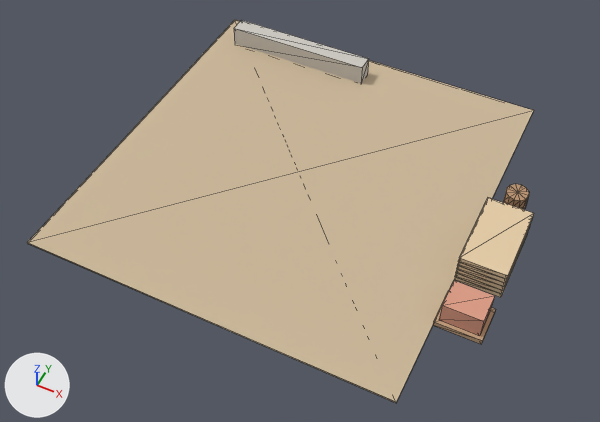
Renders of the glTF model art/models/buildings/winery_site_1.glb from each side of a commit.
Both versions are drawn from a 50 mm camera at (2.59, -4.08, 3.31) aimed at (1.25, -1.39, -0.05). The axes (+X, +Y, +Z) are drawn at lower left. The lights are the same throughout. The picture after the commit comes second. Mesh edges are drawn as thin lines. Where no turn or scale is listed for an object, it has been applied to the vertices. Vertices at exactly the same position are counted once.

The first picture shows 'body'.
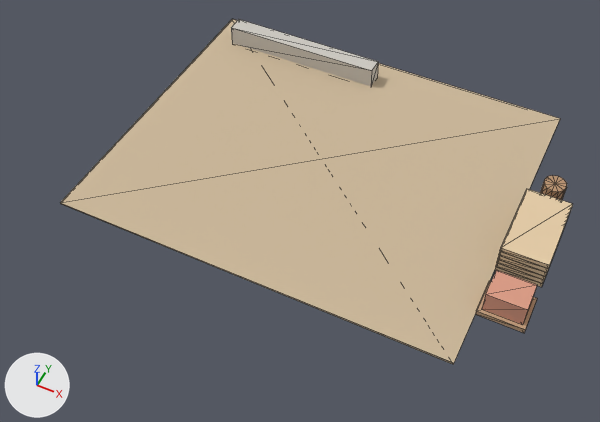
Boxes (x1, y1, x2, y2) around the edits, measured in the pictures (600 x 422 px; the box of a moved part takes in the faces that stretch with it):
'body', reshaped, moved (10% shorter): before (27, 20, 534, 403); after (60, 19, 573, 365)
part 1 of me_mesh_0, moved or reshaped: before (433, 291, 496, 344); after (476, 281, 537, 333)
part 2 of me_mesh_0, moved or reshaped: before (234, 20, 369, 83); after (231, 19, 378, 86)
part 3 of me_mesh_0, moved or reshaped: before (454, 235, 527, 297); after (495, 237, 561, 287)
part 4 of me_mesh_0, moved or reshaped: before (455, 232, 528, 294); after (496, 221, 567, 283)
part 5 of me_mesh_0, moved or reshaped: before (456, 226, 530, 290); after (497, 234, 562, 280)
part 6 of me_mesh_0, moved or reshaped: before (457, 223, 531, 286); after (498, 218, 568, 276)
part 7 of me_mesh_0, moved or reshaped: before (458, 222, 531, 283); after (499, 210, 571, 272)
part 8 of me_mesh_0, moved or reshaped: before (459, 198, 534, 279); after (500, 189, 573, 268)
part 9 of me_mesh_0, moved or reshaped: before (439, 281, 495, 336); after (482, 270, 537, 325)
part 10 of me_mesh_0, moved or reshaped: before (503, 184, 529, 210); after (540, 175, 567, 200)
part 11 of me_mesh_0, moved or reshaped: before (27, 20, 534, 403); after (60, 19, 560, 365)

The change, as a list of edits to the scene's bpy script:
```text
Change me_mesh_0:
    used by ob_body; location = (0.0, -0.04, 0.0)
    remove me_mesh_0.from_pydata(...)  # 118 vertices, 192 faces; spans x 0.12..2.4, y -2.22..-0.06, z 0.0..0.18
    add me_mesh_0.from_pydata(...)  # 118 vertices, 192 faces; spans x 0.09..2.55, y -1.95..-0.09, z 0.0..0.18
    me_mesh_0 part 1: the loose piece of 8 vertices spanning x 2.16..2.4, y -1.76..-1.56, z 0.0..0.03 is moved by (0.15, 0.12, 0.0)
    me_mesh_0 part 2: the loose piece of 8 vertices spanning x 0.25..1.14, y -0.29..-0.19, z 0.0..0.13 is scaled about its middle by (1.1, 1, 1), then moved by (0.01, -0.03, 0.0)
    me_mesh_0 part 3: the loose piece of 8 vertices spanning x 2.16..2.4, y -1.46..-1.02, z 0.0..0.03 is moved by (0.15, 0.12, 0.0)
    me_mesh_0 part 4: the loose piece of 8 vertices spanning x 2.16..2.4, y -1.46..-1.02, z 0.03..0.06 is moved by (0.15, 0.12, 0.0)
    me_mesh_0 part 5: the loose piece of 8 vertices spanning x 2.16..2.4, y -1.46..-1.02, z 0.06..0.09 is moved by (0.15, 0.12, 0.0)
    me_mesh_0 part 6: the loose piece of 8 vertices spanning x 2.16..2.4, y -1.46..-1.02, z 0.09..0.12 is moved by (0.15, 0.12, 0.0)
    me_mesh_0 part 7: the loose piece of 8 vertices spanning x 2.16..2.4, y -1.46..-1.02, z 0.12..0.15 is moved by (0.15, 0.12, 0.0)
    me_mesh_0 part 8: the loose piece of 8 vertices spanning x 2.16..2.4, y -1.46..-1.02, z 0.15..0.18 is moved by (0.15, 0.12, 0.0)
    me_mesh_0 part 9: the loose piece of 8 vertices spanning x 2.18..2.38, y -1.74..-1.58, z 0.03..0.15 is moved by (0.15, 0.12, 0.0)
    me_mesh_0 part 10: the loose piece of 38 vertices spanning x 2.22..2.34, y -0.92..-0.8, z 0.0..0.12 is moved by (0.15, 0.12, 0.0)
    me_mesh_0 part 11: the loose piece of 8 vertices spanning x 0.12..2.16, y -2.22..-0.06, z 0.0..0.01 is scaled about its middle by (1.09, 0.861, 1), then moved by (0.06, 0.12, 0.0)
Change ob_body:
    ob_body.location: (0.0, -0.04, 0.0) -> (0.01, -0.01, 0.0)
```
